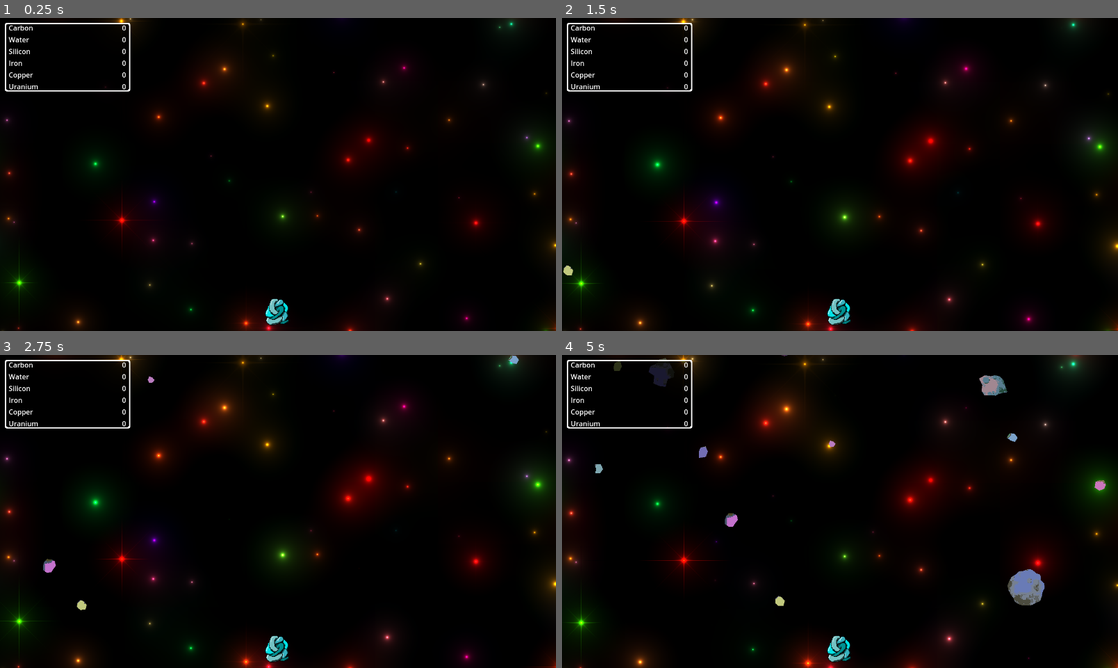
Above: before the commit, frames 1-4 (two rows, left to right).
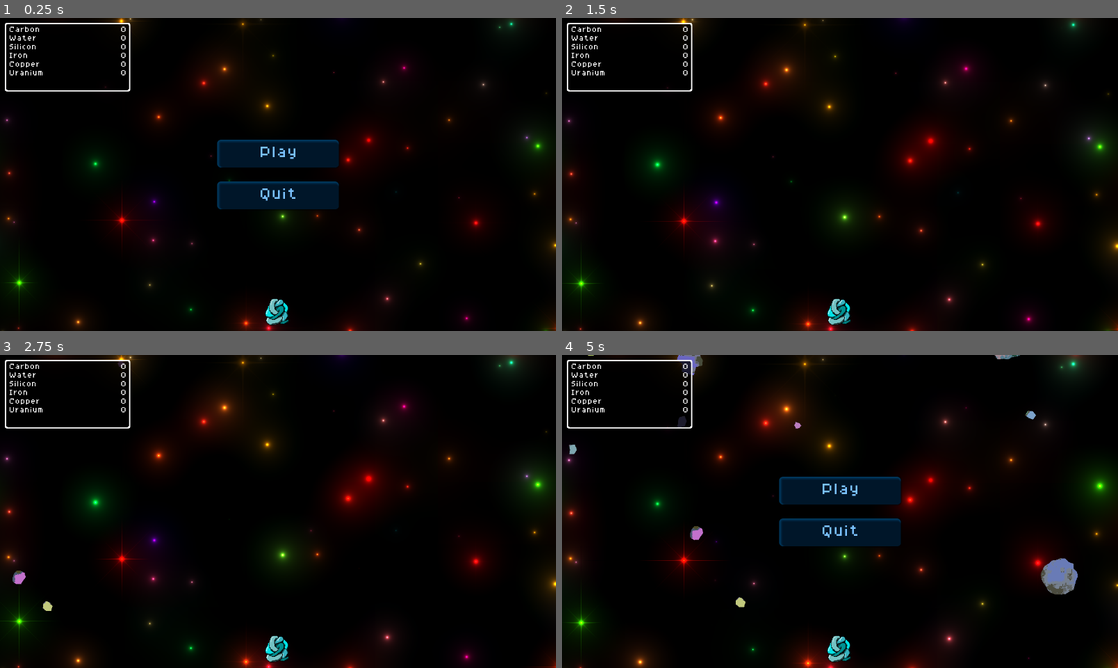
Above: after the commit, the same moments.

Repository: docwhat/screams-into-the-void
Game: Godot game, scene res://main.tscn
Two runs of this game, one before a commit and one after it. Both use one fixed random seed, a clock stepped at 60 frames per second and the inputs below.
Inputs (mouse positions are in pixels of both pictures, inside the frame that each line leads up to):
- Up to frame 1 (0.25 s): no input
- Up to frame 2 (1.5 s): click (840, 152) at 0.5 s, where only the run after the commit has a clickable "Play"; tap Enter at 1.25 s; move the mouse to (962, 158) at 1.27 s; hold Shift from 1.28 s (still down); click (962, 158) at 1.42 s
- Up to frame 3 (2.75 s): release Shift at 2 s; drag from (166, 527) to (278, 649) at 2.02 s
- Up to frame 4 (5 s): move the mouse to (895, 442) at 2.77 s; tap Ctrl at 2.85 s; click (895, 442) at 2.92 s; drag from (812, 574) to (673, 464) at 3.52 s; move the mouse to (1006, 558) at 4.27 s; tap Alt at 4.35 s; click (1006, 558) at 4.42 s; tap Escape (pause, bound only after the commit) at 4.9 s

The runs differ from the first frame. In frame 1, 4.4% of the frame differs, in the area x 1-61%, y 2-62%; in frame 2, 0.5%; in frame 3, 0.8%; in frame 4, 6.8%, in the area x 1-98%, y 0-81%.

Commit message:
add pause menu

Diff:
--- a/Global.gd
+++ b/Global.gd
@@ -65,3 +65,6 @@
 
   var random_index = rng.rand_weighted(weights)
   return ALL_ASTEROID_SIZES[random_index]
+
+# Signals
+signal on_unpause_command()
--- /dev/null
+++ b/Theme/hover_button.tres
@@ -0,0 +1,16 @@
+[gd_resource type="StyleBoxFlat" format=3 uid="uid://vyds6kiwtdt3"]
+
+[resource]
+bg_color = Color(0, 0.0853333, 0.16, 1)
+border_width_left = 2
+border_width_top = 2
+border_width_right = 2
+border_width_bottom = 2
+border_color = Color(1.68458e-07, 0.238368, 0.394459, 1)
+border_blend = true
+corner_radius_top_left = 8
+corner_radius_top_right = 8
+corner_radius_bottom_right = 8
+corner_radius_bottom_left = 8
+shadow_color = Color(0.434528, 0.742064, 1, 1)
+shadow_size = 4
--- /dev/null
+++ b/Theme/normal_button.tres
@@ -0,0 +1,17 @@
+[gd_resource type="StyleBoxFlat" format=3 uid="uid://co6c4xnqtqn4h"]
+
+[resource]
+content_margin_left = 96.0
+content_margin_top = 16.0
+content_margin_right = 96.0
+content_margin_bottom = 16.0
+bg_color = Color(0, 0.0853333, 0.16, 1)
+border_width_left = 8
+border_width_top = 8
+border_color = Color(1.68458e-07, 0.238368, 0.394459, 1)
+border_blend = true
+corner_radius_top_left = 8
+corner_radius_top_right = 8
+corner_radius_bottom_right = 8
+corner_radius_bottom_left = 8
+shadow_size = 4
--- /dev/null
+++ b/Theme/pressed_button.tres
@@ -0,0 +1,13 @@
+[gd_resource type="StyleBoxFlat" format=3 uid="uid://c8pnis8pgg7ow"]
+
+[resource]
+bg_color = Color(0, 0.0853333, 0.16, 1)
+border_width_right = 8
+border_width_bottom = 8
+border_color = Color(1.68458e-07, 0.238368, 0.394459, 1)
+border_blend = true
+corner_radius_top_left = 8
+corner_radius_top_right = 8
+corner_radius_bottom_right = 8
+corner_radius_bottom_left = 8
+shadow_color = Color(0.434528, 0.742064, 1, 1)
--- /dev/null
+++ b/art/godot.svg
@@ -0,0 +1 @@
+<svg xmlns="http://www.w3.org/2000/svg" width="128" height="128"><rect width="124" height="124" x="2" y="2" fill="#363d52" stroke="#212532" stroke-width="4" rx="14"/><g fill="#fff" transform="translate(12.322 12.322)scale(.101)"><path d="M105 673v33q407 354 814 0v-33z"/><path fill="#478cbf" d="m105 673 152 14q12 1 15 14l4 67 132 10 8-61q2-11 15-15h162q13 4 15 15l8 61 132-10 4-67q3-13 15-14l152-14V427q30-39 56-81-35-59-83-108-43 20-82 47-40-37-88-64 7-51 8-102-59-28-123-42-26 43-46 89-49-7-98 0-20-46-46-89-64 14-123 42 1 51 8 102-48 27-88 64-39-27-82-47-48 49-83 108 26 42 56 81zm0 33v39c0 276 813 276 814 0v-39l-134 12-5 69q-2 10-14 13l-162 11q-12 0-16-11l-10-65H446l-10 65q-4 11-16 11l-162-11q-12-3-14-13l-5-69z"/><path d="M483 600c0 34 58 34 58 0v-86c0-34-58-34-58 0z"/><circle cx="725" cy="526" r="90"/><circle cx="299" cy="526" r="90"/></g><g fill="#414042" transform="translate(12.322 12.322)scale(.101)"><circle cx="307" cy="532" r="60"/><circle cx="717" cy="532" r="60"/></g></svg>
--- a/main.gd
+++ b/main.gd
@@ -15,13 +15,30 @@
   # We're only using 2D here.
   viewport.set_disable_3d(true)
 
-  print_rich("display: %dx%d  window: %dx%d  scale: %s" % [
-    DisplayServer.screen_get_size().x,
-    DisplayServer.screen_get_size().y,
-    DisplayServer.window_get_size().x,
-    DisplayServer.window_get_size().y,
-    viewport.content_scale_size
-  ])
+  # Connect Signals
+  Global.on_unpause_command.connect(unpause)
+
+  # Pause everything.
+  pause()
+
+func _unhandled_input(event: InputEvent) -> void:
+  if event.is_action_pressed("pause"):
+    toggle_pause()
+    get_viewport().set_input_as_handled()
+
+func pause() -> void:
+  get_tree().set_pause(true)
+  %PauseMenu.show()
+
+func unpause() -> void:
+  get_tree().set_pause(false)
+  %PauseMenu.hide()
+
+func toggle_pause() -> void:
+  if get_tree().is_paused():
+    unpause()
+  else:
+    pause()
 
 # Asteroids start off screen. We need to ensure they spawn far enough off screen
 # that they can't be seen.
--- a/main.tscn
+++ b/main.tscn
@@ -6,6 +6,7 @@
 [ext_resource type="PackedScene" uid="uid://caukx28w36jxj" path="res://player.tscn" id="4_1bvp3"]
 [ext_resource type="Script" uid="uid://5dbh8sao520s" path="res://hud.gd" id="5_7mycd"]
 [ext_resource type="Texture2D" uid="uid://doxs2idmx3bm3" path="res://art/ui-box.png" id="5_lquwl"]
+[ext_resource type="PackedScene" uid="uid://cxx6npgbsdpw" path="res://pause.tscn" id="7_272bh"]
 
 [sub_resource type="ShaderMaterial" id="ShaderMaterial_0xm2m"]
 shader = ExtResource("2_h2yge")
@@ -85,5 +86,11 @@
 unique_name_in_owner = true
 layout_mode = 2
 
+[node name="PauseScreen" type="CanvasLayer" parent="."]
+
+[node name="PauseMenu" parent="PauseScreen" instance=ExtResource("7_272bh")]
+unique_name_in_owner = true
+process_mode = 2
+
 [connection signal="timeout" from="AsteroidTimer" to="." method="_on_asteroid_timer_timeout"]
 [connection signal="timeout" from="HUD/UpdateHUD" to="HUD" method="update_hud"]
--- /dev/null
+++ b/pause.gd
@@ -0,0 +1,12 @@
+extends Control
+
+func _unhandled_input(event: InputEvent) -> void:
+  if event.is_action_pressed("pause"):
+    unpause()
+    get_viewport().set_input_as_handled()
+
+func quit() -> void:
+   get_tree().quit()
+
+func unpause() -> void:
+  Global.on_unpause_command.emit()
--- /dev/null
+++ b/pause.tscn
@@ -0,0 +1,62 @@
+[gd_scene load_steps=8 format=3 uid="uid://cxx6npgbsdpw"]
+
+[ext_resource type="StyleBox" uid="uid://co6c4xnqtqn4h" path="res://Theme/normal_button.tres" id="1_6eyaj"]
+[ext_resource type="StyleBox" uid="uid://vyds6kiwtdt3" path="res://Theme/hover_button.tres" id="1_8u653"]
+[ext_resource type="StyleBox" uid="uid://c8pnis8pgg7ow" path="res://Theme/pressed_button.tres" id="3_bwtow"]
+[ext_resource type="Script" uid="uid://cbbrv0j4leoy2" path="res://pause.gd" id="4_8u653"]
+
+[sub_resource type="StyleBoxEmpty" id="StyleBoxEmpty_bwtow"]
+
+[sub_resource type="StyleBoxEmpty" id="StyleBoxEmpty_6eyaj"]
+
+[sub_resource type="Theme" id="Theme_8u653"]
+default_font_size = 32
+Button/colors/font_color = Color(0.483244, 0.762211, 1, 1)
+Button/colors/font_hover_color = Color(0.801928, 0.90593, 1, 1)
+Button/colors/font_pressed_color = Color(0.960934, 0.981285, 1, 1)
+Button/styles/focus = SubResource("StyleBoxEmpty_bwtow")
+Button/styles/hover = ExtResource("1_8u653")
+Button/styles/normal = ExtResource("1_6eyaj")
+Button/styles/pressed = ExtResource("3_bwtow")
+PanelContainer/styles/panel = SubResource("StyleBoxEmpty_6eyaj")
+
+[node name="Pause" type="Control"]
+layout_mode = 3
+anchors_preset = 15
+anchor_right = 1.0
+anchor_bottom = 1.0
+grow_horizontal = 2
+grow_vertical = 2
+theme = SubResource("Theme_8u653")
+script = ExtResource("4_8u653")
+
+[node name="PanelContainer" type="PanelContainer" parent="."]
+layout_mode = 1
+anchors_preset = 8
+anchor_left = 0.5
+anchor_top = 0.5
+anchor_right = 0.5
+anchor_bottom = 0.5
+offset_left = -140.0
+offset_top = -80.0
+offset_right = 140.0
+offset_bottom = 80.0
+grow_horizontal = 2
+grow_vertical = 2
+
+[node name="VBoxContainer" type="VBoxContainer" parent="PanelContainer"]
+layout_mode = 2
+theme_override_constants/separation = 32
+
+[node name="Play" type="Button" parent="PanelContainer/VBoxContainer"]
+layout_mode = 2
+size_flags_vertical = 0
+text = "Play"
+
+[node name="Quit" type="Button" parent="PanelContainer/VBoxContainer"]
+layout_mode = 2
+size_flags_vertical = 0
+text = "Quit"
+
+[connection signal="pressed" from="PanelContainer/VBoxContainer/Play" to="." method="unpause"]
+[connection signal="pressed" from="PanelContainer/VBoxContainer/Quit" to="." method="quit"]
--- a/project.godot
+++ b/project.godot
@@ -26,6 +26,8 @@
 
 window/size/viewport_width=1280
 window/size/viewport_height=720
+window/size/window_width_override=1280
+window/size/window_height_override=720
 window/stretch/mode="viewport"
 window/stretch/aspect="expand"
 window/handheld/orientation=6
@@ -33,6 +35,10 @@
 [editor_plugins]
 
 enabled=PackedStringArray("res://addons/gut/plugin.cfg")
+
+[gui]
+
+theme/custom_font="uid://dtuw21iomnpob"
 
 [input]
 
@@ -68,6 +74,12 @@
 , Object(InputEventJoypadMotion,"resource_local_to_scene":false,"resource_name":"","device":-1,"axis":2,"axis_value":1.0,"script":null)
 ]
 }
+pause={
+"deadzone": 0.2,
+"events": [Object(InputEventKey,"resource_local_to_scene":false,"resource_name":"","device":0,"window_id":0,"alt_pressed":false,"shift_pressed":false,"ctrl_pressed":false,"meta_pressed":false,"pressed":false,"keycode":0,"physical_keycode":4194305,"key_label":0,"unicode":0,"location":0,"echo":false,"script":null)
+, Object(InputEventJoypadButton,"resource_local_to_scene":false,"resource_name":"","device":-1,"button_index":6,"pressure":0.0,"pressed":false,"script":null)
+]
+}
 
 [layer_names]
 
Not shown, added: art/Sol Schori (White).fnt
Not shown, added: art/Sol Schori (White).fnt.import
Binary file added: art/Sol Schori (White).png
Not shown, added: art/Sol Schori (White).png.import
Binary file added: art/Sol Schori Bold.ttf
Not shown, added: art/Sol Schori Bold.ttf.import
Binary file added: art/Sol Schori.ttf
Not shown, added: art/Sol Schori.ttf.import
Not shown, added: art/godot.svg.import
Not shown: 1 places in main.tscn that only renumber resources
Not shown, added: pause.gd.uid
